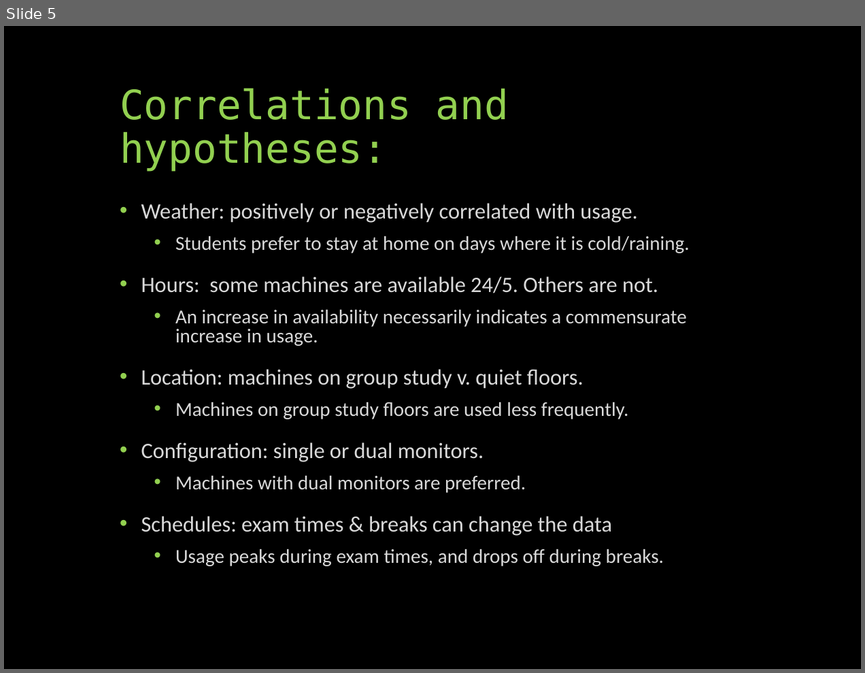
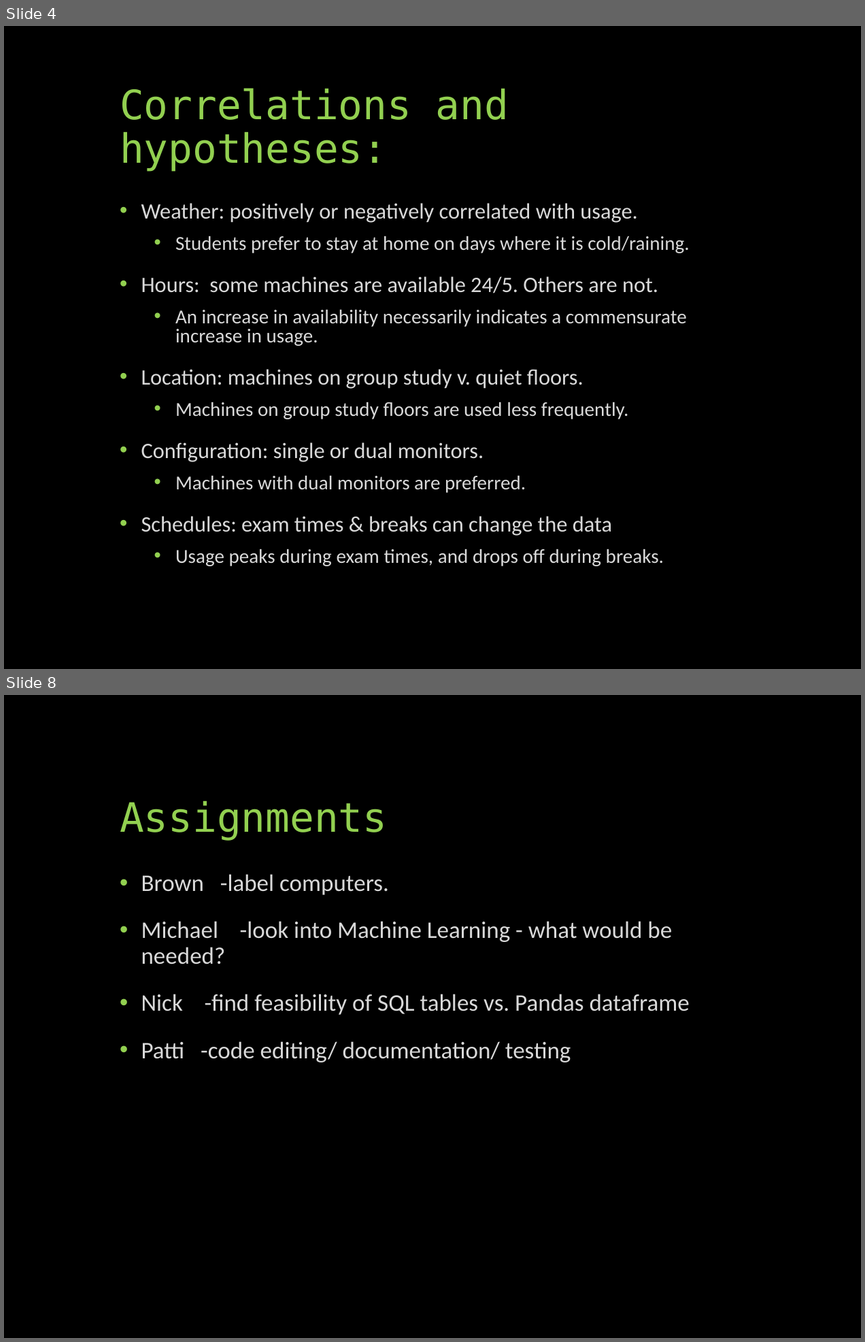
Before and after one commit to UNCG-CSE/Library-Computer-Usage-Analysis, a slide deck: docs/Computers in the Libraries.pptx. Shown one above the other, each under a label of ours: slide 5 before the commit, slides 4 and 8 after it; the slides between them are not shown. The pictures are 865x673 and 865x1342 pixels, drawn with LibreOffice and Linux fonts; fonts in the diff are those of the drawing. Boxes give left, top, right and bottom in pixels: in the first picture for what was removed or moved away, otherwise in the second. Text is boxed around its words. In the diff, an @@ line names an element or a change of style, - is before the commit and + after.

```diff
--- a/docs/Computers in the Libraries.pptx
+++ b/docs/Computers in the Libraries.pptx
@@ slide 8 added at <box>4,695,861,1338</box>, background #000000 @@
@@ title added at <box>120,801,387,840</box>, 34 pt, text #92D050 @@
+Assignments
@@ text added at <box>141,874,689,1062</box>, 20 pt, text #D9D9D9 @@
+• Brown -label computers.
+• Michael -look into Machine Learning - what would be needed?
+• Nick -find feasibility of SQL tables vs. Pandas dataframe
+• Patti -code editing/ documentation/ testing
@@ what was slide 5 is now slide 4 @@
```
Also in this commit, not shown: 3 other slides added.
